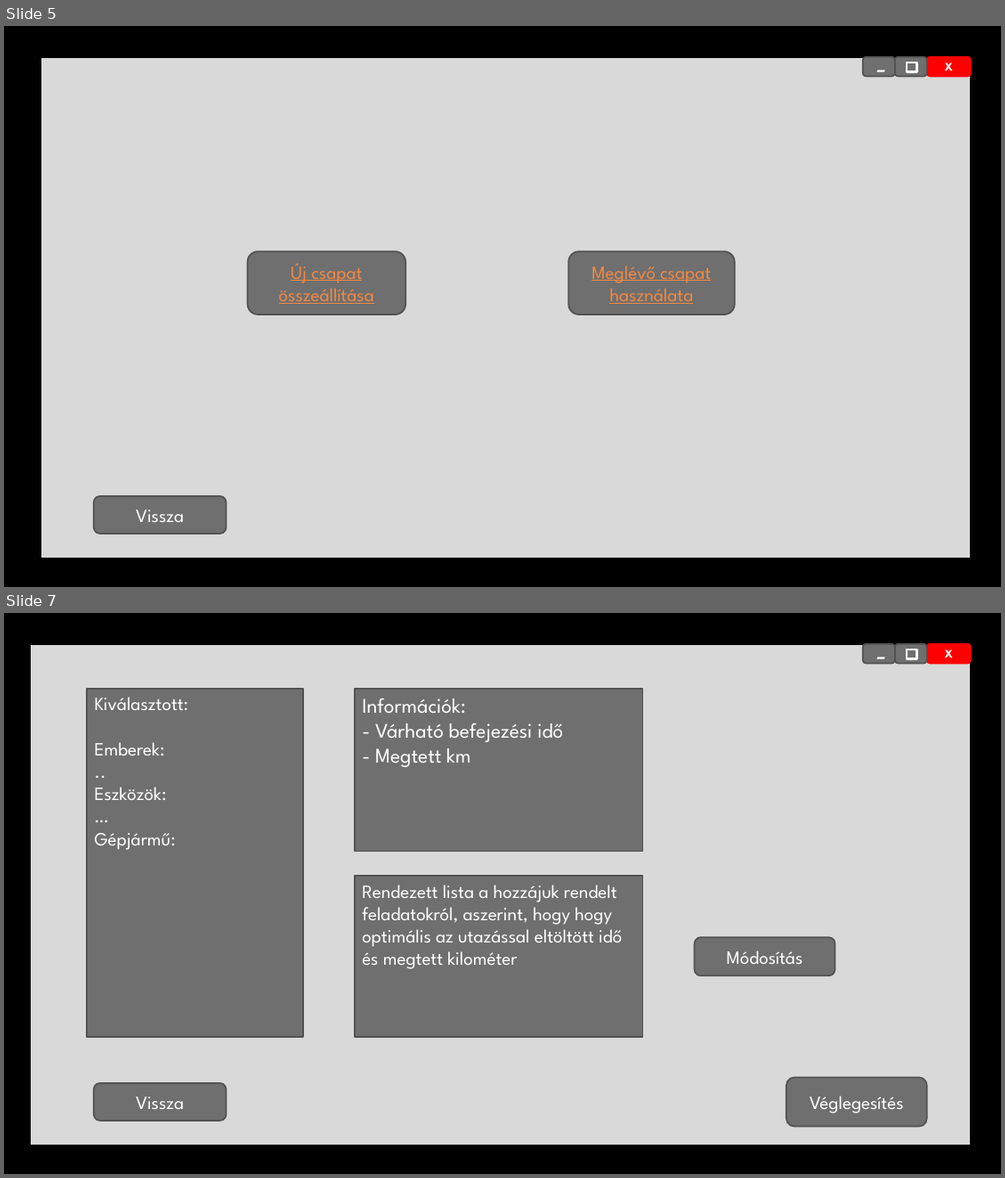
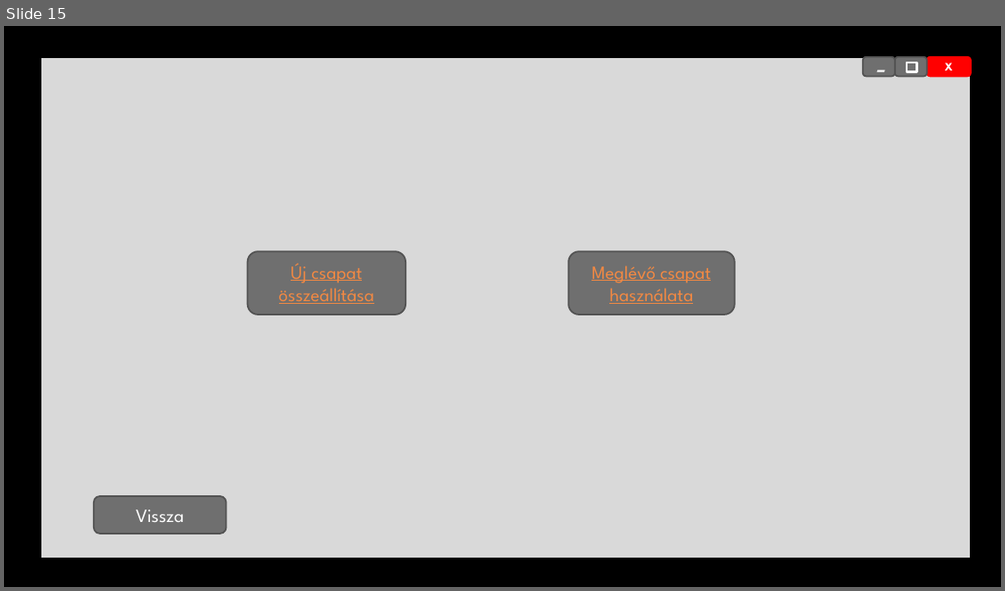
Before and after one commit to B34B77/Szakdolgozat, a slide deck: Dokumentumok/Képernyő tervek.pptx. Shown one above the other, each under a label of ours: slides 5 and 7 before the commit, slide 15 after it; the slides between them are not shown. The pictures are 1005x1178 and 1005x591 pixels, drawn with LibreOffice and Linux fonts; fonts in the diff are those of the drawing; background and template pictures are left out. Boxes give left, top, right and bottom in pixels: in the first picture for what was removed or moved away, otherwise in the second. Text is boxed around its words. In the diff, an @@ line names an element or a change of style, - is before the commit and + after.

```diff
--- a/Dokumentumok/Képernyő tervek.pptx
+++ b/Dokumentumok/Képernyő tervek.pptx
@@ slide 7 removed at bbox=[4, 613, 1001, 1174], background picture (left out) @@
@@ rectangle removed at bbox=[30, 643, 971, 1144] @@
@@ rounded rectangle removed at bbox=[863, 643, 896, 663] @@
--
@@ rounded rectangle removed at bbox=[895, 643, 927, 663] @@
@@ rectangle removed at bbox=[906, 649, 917, 659] @@
@@ rounded rectangle removed at bbox=[927, 643, 971, 663] @@
-X
@@ rectangle removed at bbox=[87, 689, 303, 1037] @@
-Kiválasztott:
-Emberek:
-..
-Eszközök:
-…
-Gépjármű:
@@ rectangle removed at bbox=[355, 689, 643, 852] @@
-Információk:
-- Várható befejezési idő
-- Megtett km
@@ rectangle removed at bbox=[355, 876, 643, 1037] @@
-Rendezett lista a hozzájuk rendelt feladatokról, aszerint, hogy hogy optimális az utazással eltöltött idő és megtett kilométer
@@ rounded rectangle removed at bbox=[695, 938, 834, 976] @@
-Módosítás
@@ rounded rectangle removed at bbox=[94, 1083, 226, 1121] @@
-Vissza
@@ rounded rectangle removed at bbox=[786, 1078, 927, 1127] @@
-Véglegesítés
@@ what was slide 5 is now slide 15 @@
```
Also in this commit, not shown: 9 slides changed, 19 slides added, 1 other slide removed.
